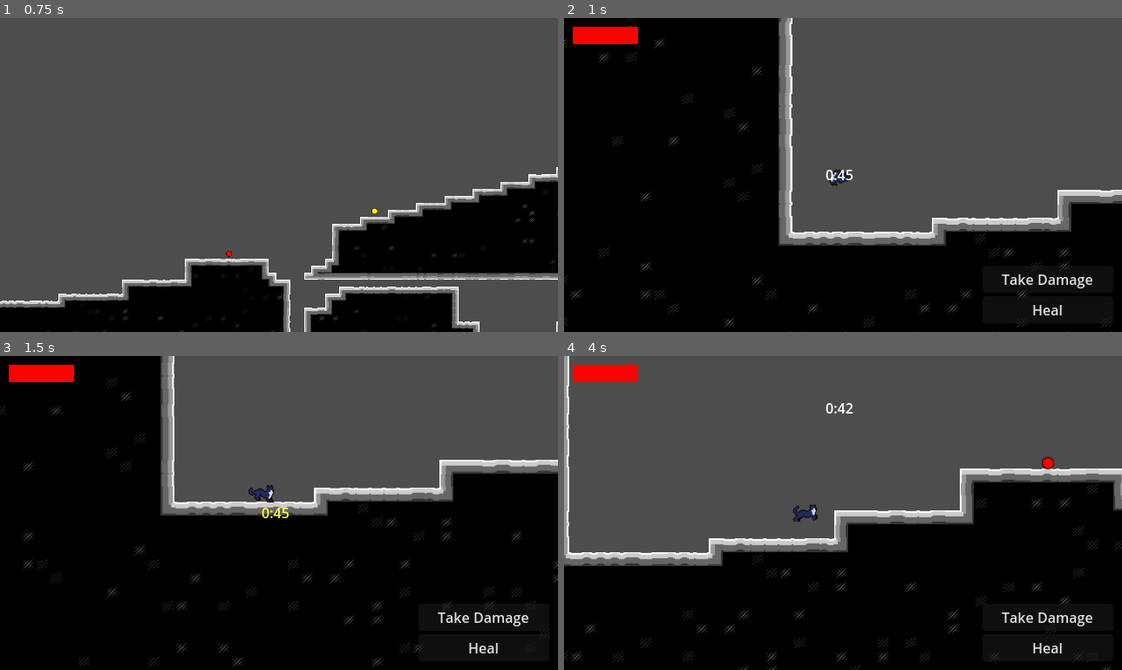
Above: before the commit, frames 1-4 (two rows, left to right).
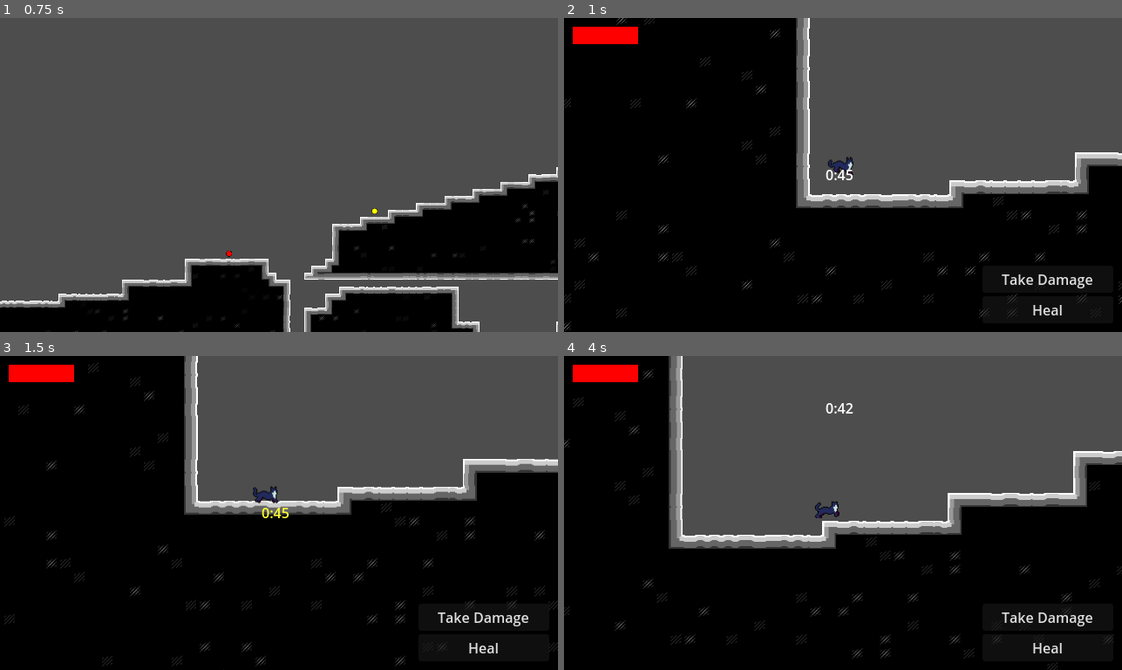
Above: after the commit, the same moments.

Repository: EmperorCookie/groundhogvania
Game: Godot game, scene res://levels/prototype/prototype_level.tscn
The game is run twice, just before and just after one commit, with the same random seed, the same clock (stepped at 60 frames per second) and the same inputs. This scene is started directly instead of the project's main scene.
Inputs:
- Up to frame 1 (0.75 s): hold Right (player_right) from 0.53 s (still down); tap Shift (player_dash) at 0.6 s
- Up to frame 2 (1 s): keep holding Right (player_right); tap Space (player_jump) at 0.77 s
- Up to frame 3 (1.5 s): keep holding Right (player_right); tap Shift (player_dash) at 1.35 s
- Up to frame 4 (4 s): tap Space (player_jump) at 1.52, 3.02, 3.77 s; release Right (player_right) at 2.03 s; hold Left (player_left) 2.03-2.78 s; tap Shift (player_dash) at 2.1, 2.85, 3.6 s; hold Right (player_right) from 2.78 s (still down)

Frame 1 is identical in both runs. In frame 2, 14% of the frame differs, in the area x 0-100%, y 0-100%; in frame 3, 7.1%; in frame 4, 22%.

Commit message:
Added double jump powerup to prototype level

Diff:
--- a/levels/prototype/prototype_level.tscn
+++ b/levels/prototype/prototype_level.tscn
@@ -9,12 +9,13 @@
 [ext_resource type="PackedScene" uid="uid://cmctud1jb30gq" path="res://items/item_heart.tscn" id="7_gl4gk"]
 [ext_resource type="PackedScene" uid="uid://e1l73ewb8ssq" path="res://items/item_add_time.tscn" id="8_jrhx3"]
 [ext_resource type="PackedScene" uid="uid://rhy5iqavhl6k" path="res://items/item_pause_time.tscn" id="9_2dl6f"]
+[ext_resource type="PackedScene" uid="uid://cvd1n27hndunl" path="res://powerups/power_up_double_jump.tscn" id="10_1fcek"]
 
 [node name="PrototypeLevel" type="Node2D"]
 
 [node name="TileMapLayer" type="TileMapLayer" parent="."]
 position = Vector2(43, 15)
-tile_map_data = PackedByteArray("AAAAABUAAAABAAEAAAAAABQAAAA …(235202 unchanged characters)… AAAAAAeAEEAAAABAAAAAAAfAEEAAAAEAAEAAAAgAD4AAAAGAAIAAAAgAEEAAAAEAAEAAAAhAEEAAAABAAAAAAAiAEEAAAAEA …(15801 unchanged characters)…
+tile_map_data = PackedByteArray("AAAAABUAAAABAAEAAAAAABQAAAA …(235202 unchanged characters)… AAAAAAeAEEAAAABAAAAAAAfAEEAAAAEAAEAAAAgAEEAAAAEAAEAAAAhAEEAAAABAAAAAAAiAEEAAAAEA …(15801 unchanged characters)…
 tile_set = ExtResource("1_7xbuc")
 
 [node name="PreviewController" parent="." node_paths=PackedStringArray("enable_nodes", "disable_nodes") instance=ExtResource("5_x6tsm")]
@@ -31,6 +32,8 @@
 [node name="Player" parent="." node_paths=PackedStringArray("camera") instance=ExtResource("3_yc6rk")]
 position = Vector2(-468, 395)
 camera = NodePath("../PlayerCamera")
+jump_count = 1
+can_dash = false
 
 [node name="PlayerCamera" parent="." node_paths=PackedStringArray("target") instance=ExtResource("3_nkijq")]
 target = NodePath("../Player")
@@ -46,3 +49,6 @@
 [node name="ItemPauseTime" parent="." instance=ExtResource("9_2dl6f")]
 position = Vector2(1000, 69)
 pause_amount = 5.0
+
+[node name="PowerUpDoubleJump" parent="." instance=ExtResource("10_1fcek")]
+position = Vector2(563, 1015)
Not shown: 1 places in levels/prototype/prototype_level.tscn that only renumber resources
